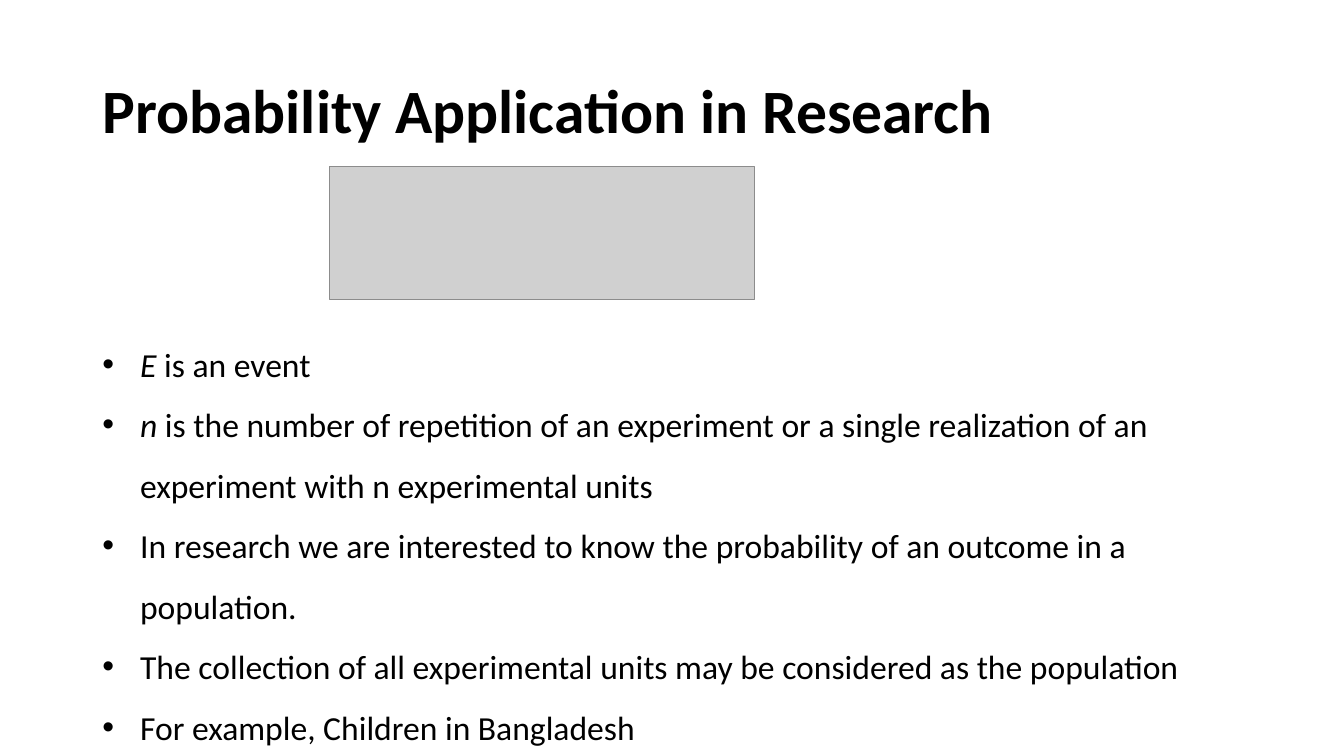
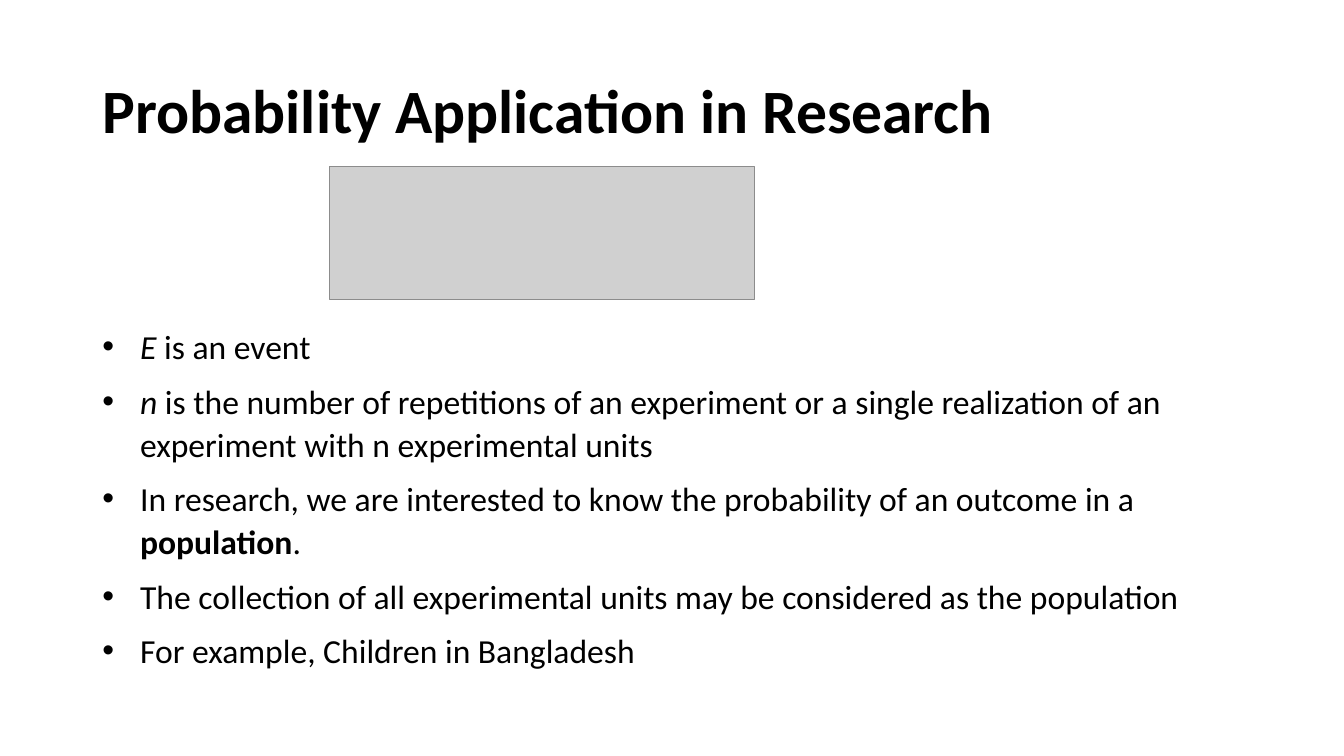
Before and after one commit to yushuf/TeamBeta, a slide deck: slide 38 of Presentation.pptx. Drawn at 1344x756 pixels with LibreOffice and Linux fonts; fonts in the diff are those of the drawing; grey boxes stand for pictures. Boxes give left, top, right and bottom in pixels: in the first picture for what was removed or moved away, otherwise in the second. Text is boxed around its words. In the diff, an @@ line names an element or a change of style, - is before the commit and + after.

```diff
--- a/Presentation.pptx
+++ b/Presentation.pptx
@@ text at (x1=140, y1=336, x2=1178, y2=669): line spacing 1.5 to 1.07; more space between paragraphs @@
@@ text at (x1=140, y1=390, x2=1161, y2=560): text changed @@
-• n is the number of repetition of an experiment or a single realization of an experiment with n experimental units
-• In research we are interested to know the probability of an outcome in a population.
+• n is the number of repetitions of an experiment or a single realization of an experiment with n experimental units
+• In research, we are interested to know the probability of an outcome in a population.
```
Also in this commit, not shown: 3 other slides changed.
